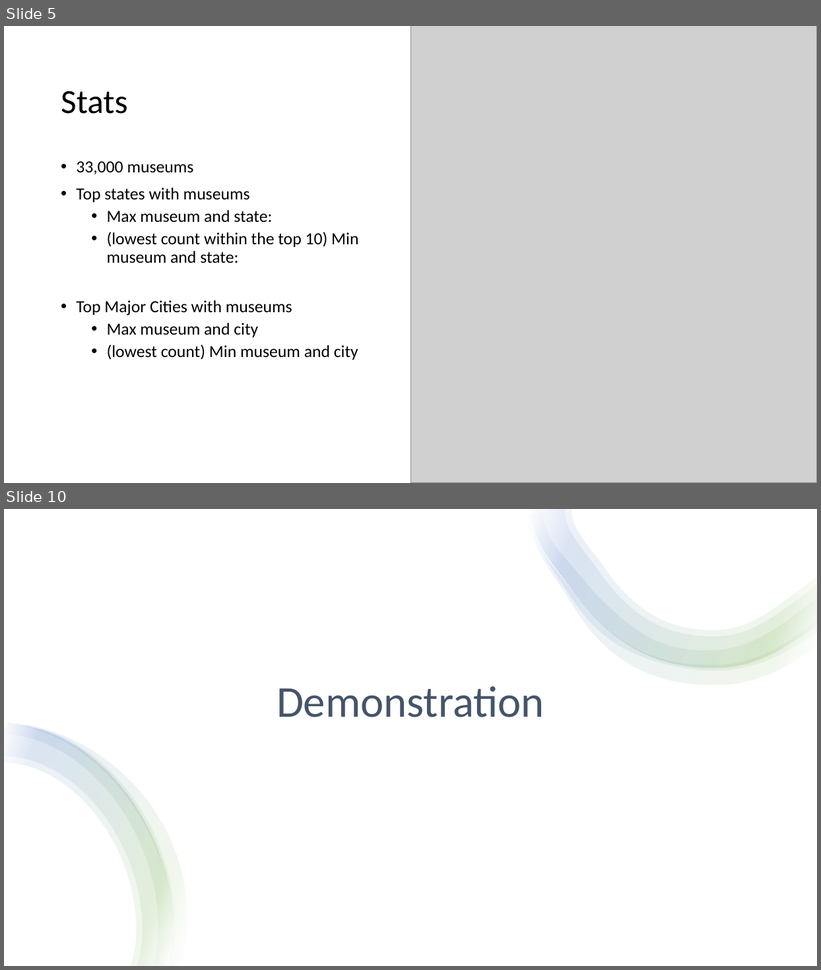
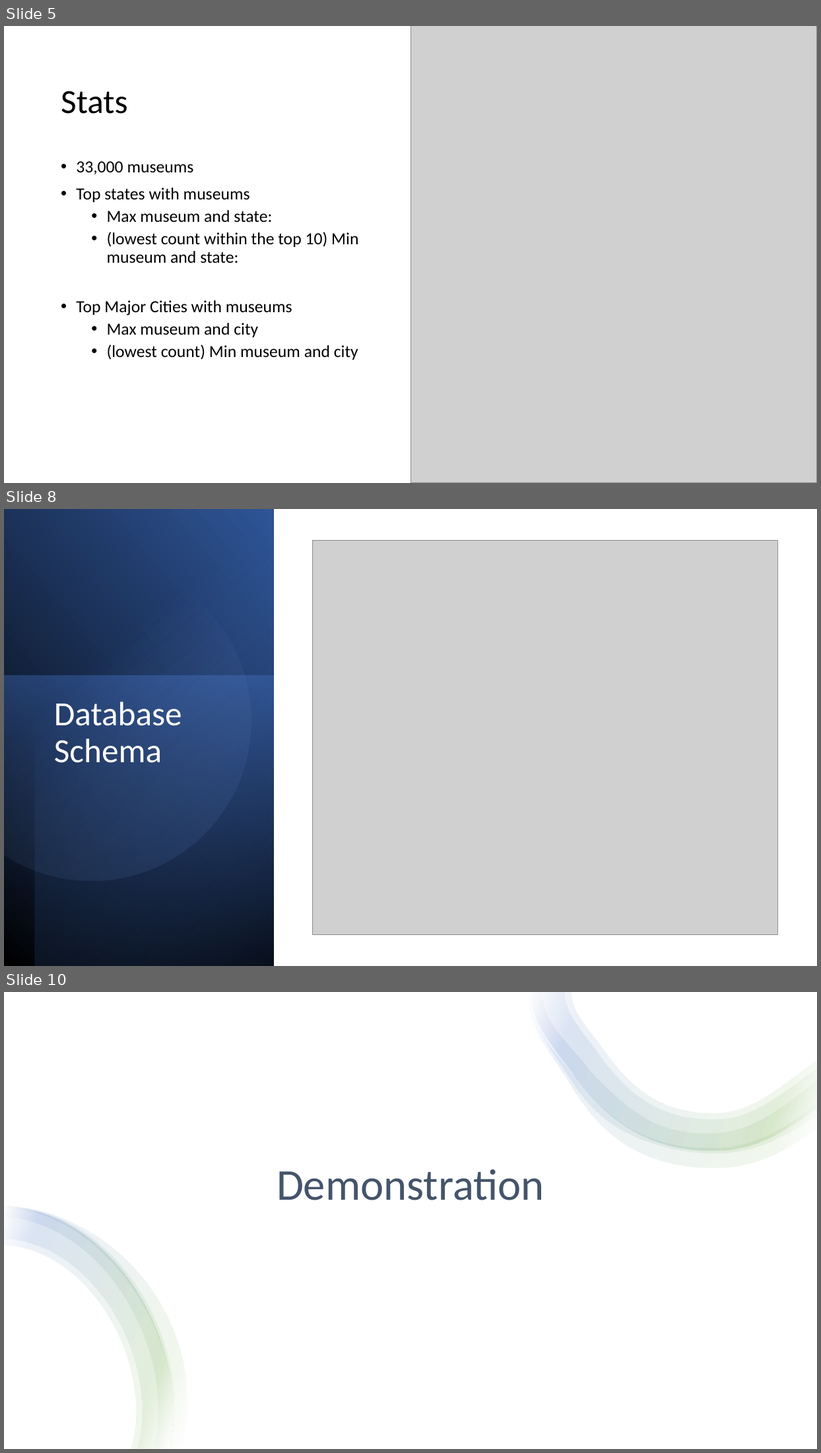
Before and after one commit to JackyUT2023/project3-group8, a slide deck: Project 3 Group 8 - Museums of the United States.pptx. Shown one above the other, each under a label of ours: slides 5 and 10 before the commit, slides 5, 8 and 10 after it; the slides between them are not shown. The pictures are 821x970 and 821x1453 pixels, drawn with LibreOffice and Linux fonts; fonts in the diff are those of the drawing; grey boxes stand for pictures. Boxes give left, top, right and bottom in pixels: in the first picture for what was removed or moved away, otherwise in the second. Text is boxed around its words. In the diff, an @@ line names an element or a change of style, - is before the commit and + after.

```diff
--- a/Project 3 Group 8 - Museums of the United States.pptx
+++ b/Project 3 Group 8 - Museums of the United States.pptx
@@ slide 8 added at bbox=[4, 509, 817, 966], background #FFFFFF @@
@@ rectangle added at bbox=[4, 509, 274, 966], fill gradient #000000 to #2F5597 @@
@@ rectangle added at bbox=[34, 509, 274, 966], fill gradient #000000 to #4472C4 @@
@@ freeform shape added at bbox=[4, 541, 281, 910], fill gradient #8FAADC to #2F5597 @@
@@ picture added at bbox=[313, 540, 778, 935] @@
@@ rectangle added at bbox=[4, 676, 274, 966], fill gradient #4472C4 to #203864 @@
@@ title added at bbox=[54, 702, 182, 763], 40 pt, text #FFFFFF @@
+Database Schema
```
Also in this commit, not shown: 4 slides changed, 3 other slides added, 1 slide removed.
